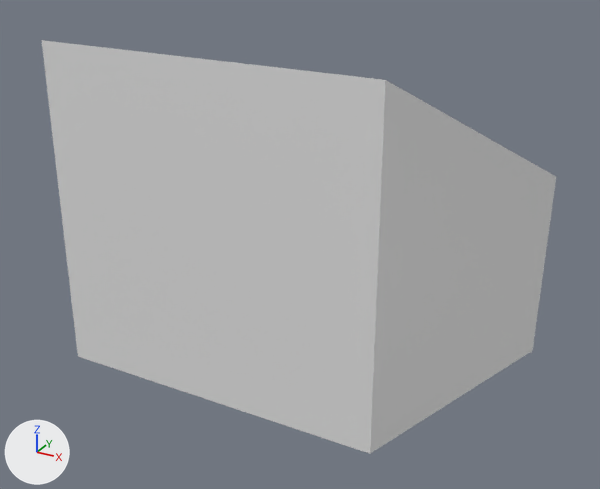
The Blender file SourceAssets/Environments/Subway/SubwayBlockout.blend, before and after one commit.
Before and after are seen from a 50 mm lens placed at (21.24, 22.69, 25.58), pointed at (13.34, 37.04, 18.41). The lights are fixed; the arrows at lower left show +X, +Y and +Z. The first picture is the older version. The same objects are shown in both versions, whatever each file hides.

In view in the first picture: 'Entry Stairs'.
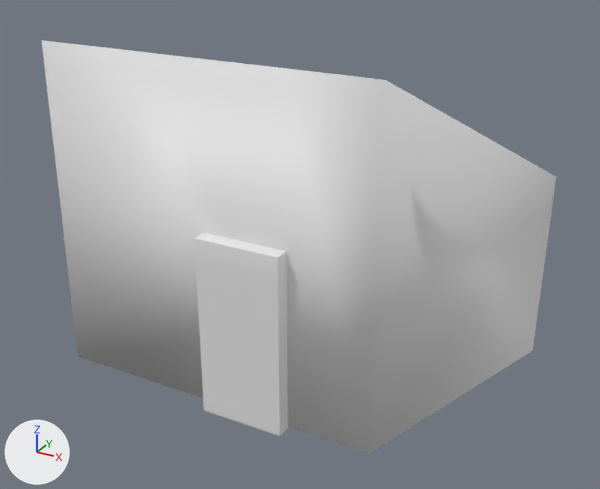
The change, as a list of edits to the scene's bpy script:
```text
Change me_ucx_1m_cube_003:
    used by ob_entry_stairs; location = (0.0, 0.0, 0.0)
    verts and faces of me_ucx_1m_cube_003; kept vertices keep their numbers, new ones are numbered from 3911
    before: 80 (17.33, 31.93, 17.86) at pixel (370, 453), 107 (17.33, 43.09, 18.77) at pixel (556, 176), 108 (17.33, 31.93, 23.37) at pixel (385, 79), 110 (11.74, 42.9, 18.76), 111 (11.68, 31.93, 17.86) at pixel (77, 356)
    before: 112 (11.74, 31.93, 23.37) at pixel (41, 40)
    remove me_ucx_1m_cube_003.from_pydata(...)  # 3911 vertices, 3775 faces; spans x 11.68..17.33, y 31.93..43.09, z 12.28..23.37
    add me_ucx_1m_cube_003.from_pydata(...)  # 4340 vertices, 4202 faces; spans x 11.68..17.33, y 31.69..43.09, z 12.28..23.37
    me_ucx_1m_cube_003 part 1: a new loose piece of 426 vertices spanning x 14.53..15.94, y 31.69..32.17, z 17.82..20.82, in mat_entry_stairway_stairs (white #e7e7e7)
    me_ucx_1m_cube_003 part 2
    add delete_faces([(107, 108, 112, 110), (80, 111, 112, 108)])
    add verts[3911] = (14.53, 31.93, 23.37)  # pixel (194, 57)
    add verts[3912] = (13.13, 31.93, 23.37)  # pixel (114, 48)
    add verts[3913] = (15.93, 31.93, 23.37)  # pixel (284, 68)
    add faces += [(107, 108, 3913, 3911, 3912, 112, 110), (80, 111, 112, 3912, 3911, 3913, 108)]  # mat_entry_stairway_walls (white #e7e7e7)
```

What differs and where, as boxes [x1, y1, x2, y2] in the pictures (600 x 489 px; the box of a moved part takes in the faces that stretch with it):
part 1 of me_ucx_1m_cube_003, added: after [194, 233, 288, 436]
part 2 of me_ucx_1m_cube_003, moved or reshaped: [42, 40, 386, 454] in both
